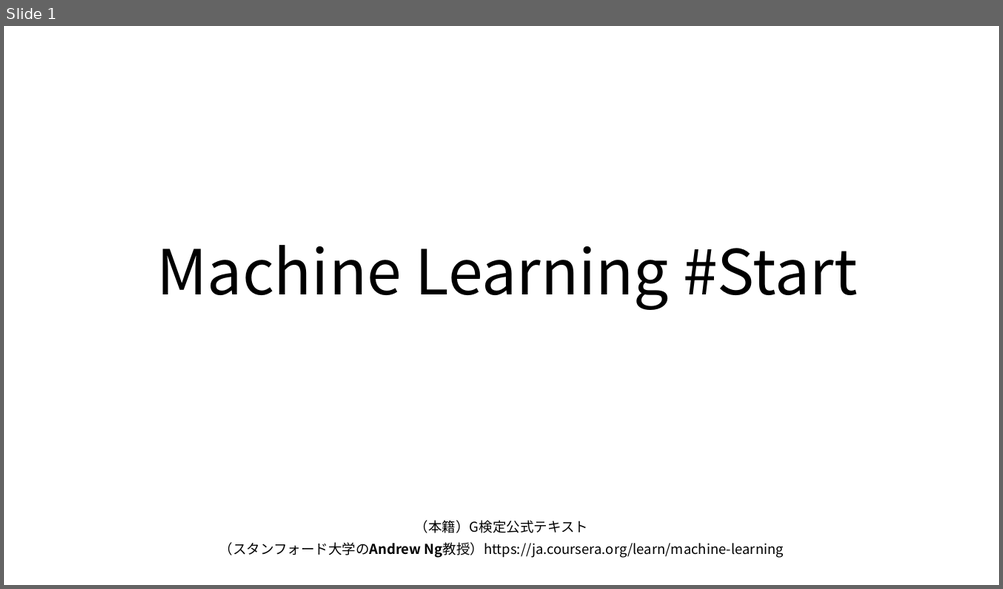
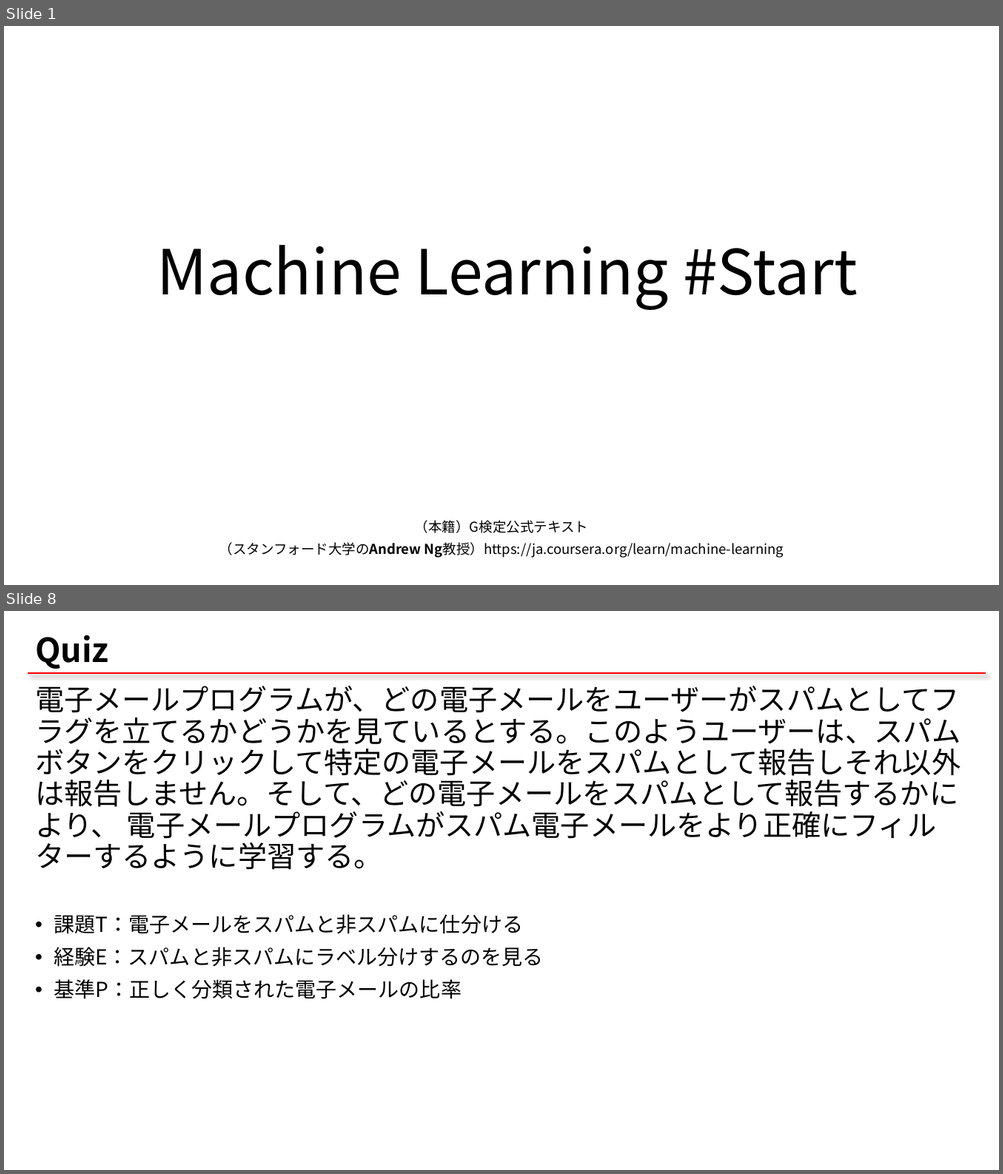
Before and after one commit to qqinxl2015/machine-learning-basic, a slide deck: 00_ML_start.pptx. Shown one above the other, each under a label of ours: slide 1 before the commit, slides 1 and 8 after it; the slides between them are not shown. The pictures are 1003x589 and 1003x1174 pixels, drawn with LibreOffice and Linux fonts; fonts in the diff are those of the drawing. Boxes give left, top, right and bottom in pixels: in the first picture for what was removed or moved away, otherwise in the second. Text is boxed around its words. In the diff, an @@ line names an element or a change of style, - is before the commit and + after.

```diff
--- a/00_ML_start.pptx
+++ b/00_ML_start.pptx
@@ slide 8 added at (x1=4, y1=611, x2=999, y2=1170), background #FFFFFF @@
@@ title added at (x1=35, y1=635, x2=109, y2=669), 32 pt, text #000000, bold @@
+Quiz
@@ line added from (28, 674) to (985, 674), #FF0000 1.5 pt @@
@@ text added at (x1=35, y1=686, x2=961, y2=999), 28 pt, text #000000 @@
+電子メールプログラムが、どの電子メールをユーザーがスパムとしてフラグを立てるかどうかを見ているとする。このようユーザーは、スパムボタンをクリックして特定の電子メールをスパムとして報告しそれ以外は報告しません。そして、どの電子メールをスパムとして報告するかにより、 電子メールプログラムがスパム電子メールをより正確にフィルターするように学習する。
+• 課題T：電子メールをスパムと非スパムに仕分ける
+• 経験E：スパムと非スパムにラベル分けするのを見る
+• 基準P：正しく分類された電子メールの比率
```
Also in this commit, not shown: 9 slides changed, 12 other slides added, 1 slide removed, 10 other files.
